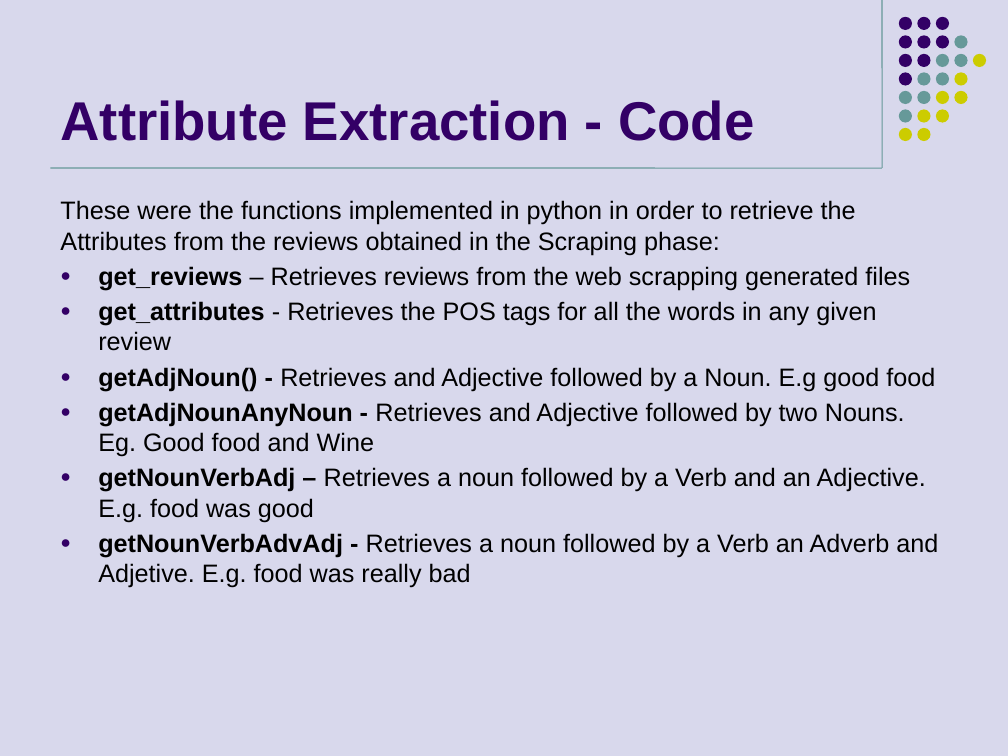
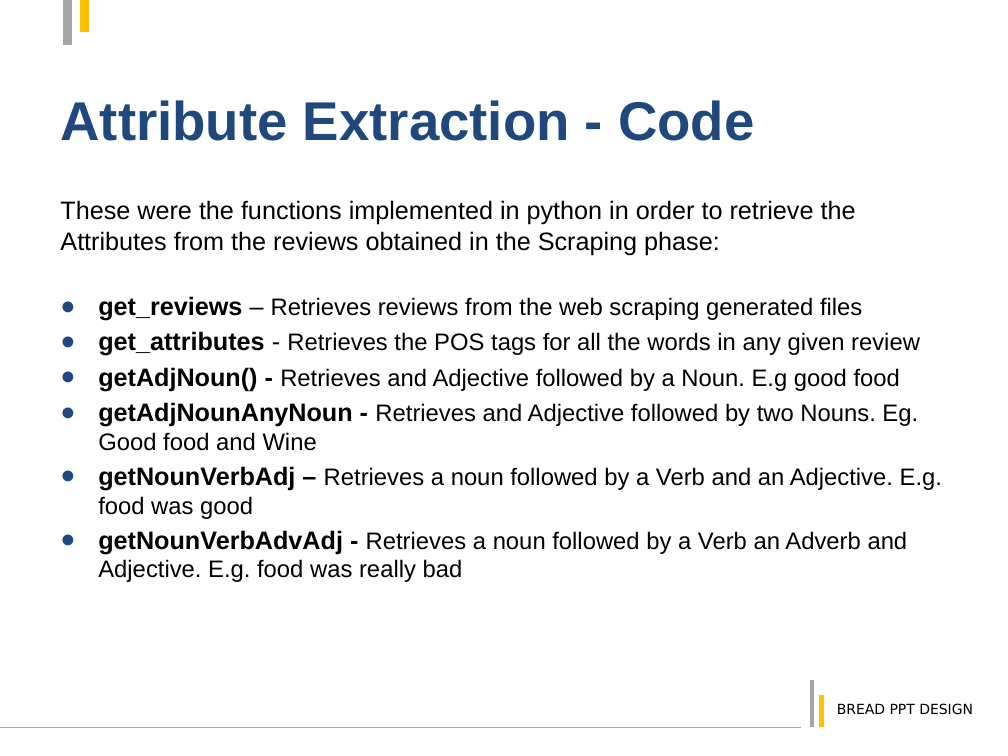
Before and after one commit to jackyli0318/yelp_scraper, a slide deck: slide 6 of Restaurant Attribute Extraction.pptx (slide 5 before the commit). Drawn at 1008x756 pixels with LibreOffice and Linux fonts; fonts in the diff are those of the drawing; background and template pictures are left out. Boxes give left, top, right and bottom in pixels: in the first picture for what was removed or moved away, otherwise in the second. Text is boxed around its words. In the diff, an @@ line names an element or a change of style, - is before the commit and + after.

```diff
--- a/Restaurant Attribute Extraction.pptx
+++ b/Restaurant Attribute Extraction.pptx
@@ background #D8D8EC to #FFFFFF @@
@@ title "Attribute Extraction - Code" at [60, 100, 754, 141]: text colour #330066 to #1F497D @@
@@ line added from (68, 44) to (68, 0), #A6A6A6 6 pt @@
@@ line added from (85, 0) to (85, 31), #FFC000 6 pt @@
@@ line removed from (882, 0) to (882, 168) @@
@@ group removed at [899, 17, 986, 159]: 31 ellipses @@
@@ line removed from (50, 168) to (882, 168) @@
@@ text at [60, 200, 942, 519]: size 18 to 17 pt in "Retrieves the POS tags for all the ...", "Retrieves and Adjective followed by a Noun. ...", "Retrieves and Adjective followed by two Nouns. ...", "Retrieves a noun followed by a Verb ..."; indent changed; less space between paragraphs; bullet colour #330066 to #1F497D @@
@@ text at [98, 296, 862, 321]: text changed; size 18 to 17 pt @@
-● get_reviews – Retrieves reviews from the web scrapping generated files
+● get_reviews – Retrieves reviews from the web scraping generated files
@@ text at [98, 530, 908, 582]: text changed; size 18 to 17 pt @@
-● getNounVerbAdvAdj - Retrieves a noun followed by a Verb an Adverb and Adjetive. E.g. food was really bad
+● getNounVerbAdvAdj - Retrieves a noun followed by a Verb an Adverb and Adjective. E.g. food was really bad
@@ line added from (812, 728) to (812, 679), #A6A6A6 3 pt @@
@@ line added from (822, 728) to (822, 696), #FFC000 3 pt @@
@@ text added at [837, 703, 973, 715], 10 pt, text #000000 @@
+BREAD PPT DESIGN
@@ line added from (0, 728) to (801, 728), #A6A6A6 0.75 pt @@
```
Also in this commit, not shown: 5 other slides changed, 8 slides added, 2 slides removed.
